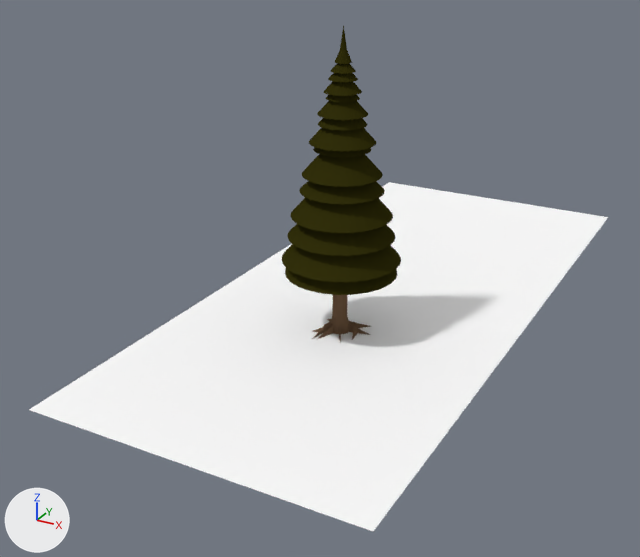
The Blender file assets_source/tree.blend as it was, and as the next commit left it.
Before and after are seen from a camera (50 mm lens) standing at (10.6, -20.5, 11.8) and looking at (-1.1, 0.8, 1.1). Lighting does not change. The marker at lower left points along +X, +Y and +Z.

In view in the first picture: 'Plane', 'hull'.
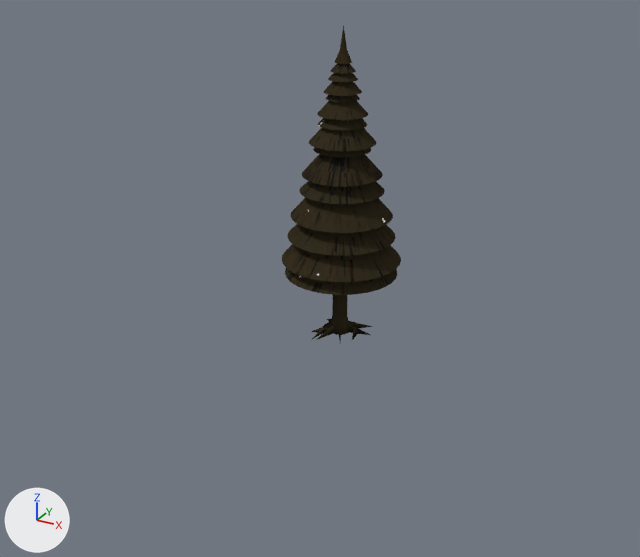
Patch to the scene script:
```diff
--- a/assets_source/tree.blend.py
+++ b/assets_source/tree.blend.py
@@ img_color @@
+img_color = load_image('color', 'm4a1_color.png', 2048, 2048, 'sRGB')
@@ mat_material_bark @@
 mat_material_bark = diffuse_material('material_bark')
-mat_material_bark.base_color = (0.155, 0.0903, 0.0493)  # brown #6e553f
+mat_material_bark.texture = img_color
@@ ob_plane @@
-ob_plane = bpy.data.objects.new('Plane', me_plane)
-ob_plane.location = (0.0, 0.0, 0.0)
-ob_plane.rotation_euler = (0.0, 0.0, 3.142)  # degrees (0, 0, 180)
```

Changed parts and their boxes (x1, y1, x2, y2) in the pictures (640 x 557 px):
'Plane', deleted
    before: (29, 182, 608, 531)
'hull', surface changed (yellow to brown)
    both: (282, 33, 401, 341)
